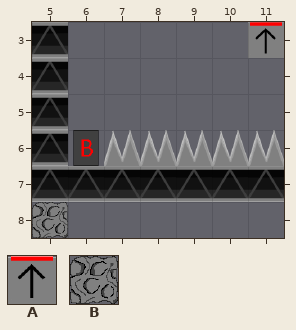
Level history. Tiled map: core/assets/levels/level8.tmx. Above, as it was before the edit.
Cells are 64x64 px. Shown: x 5..11, y 3..8.
Key: from "ASEC P": A 8 "spring_block", B 10 "basic_block".
Objects are placed by their top-left corner, in cells (3,4 is the top-left corner of cell 3,4); size is 1x1 cell unless given.
Objects on layer "block7" before:
B "basic_block" at 5,8
Objects on layer "block6" before:
A "spring_block" at 11,3
New version:
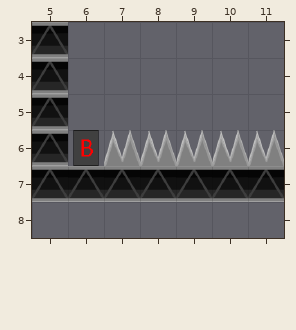
From the commit log: block carry levels substituted
The edit:
Layer "block7" (removed):
removed: B "basic_block" at 5,8
Layer "block6" (removed):
removed: A "spring_block" at 11,3
Changed places in both pictures, as pixel boxes (x1, y1, x2, y2):
removed: (248, 22, 284, 58)
removed: (32, 202, 68, 238)
